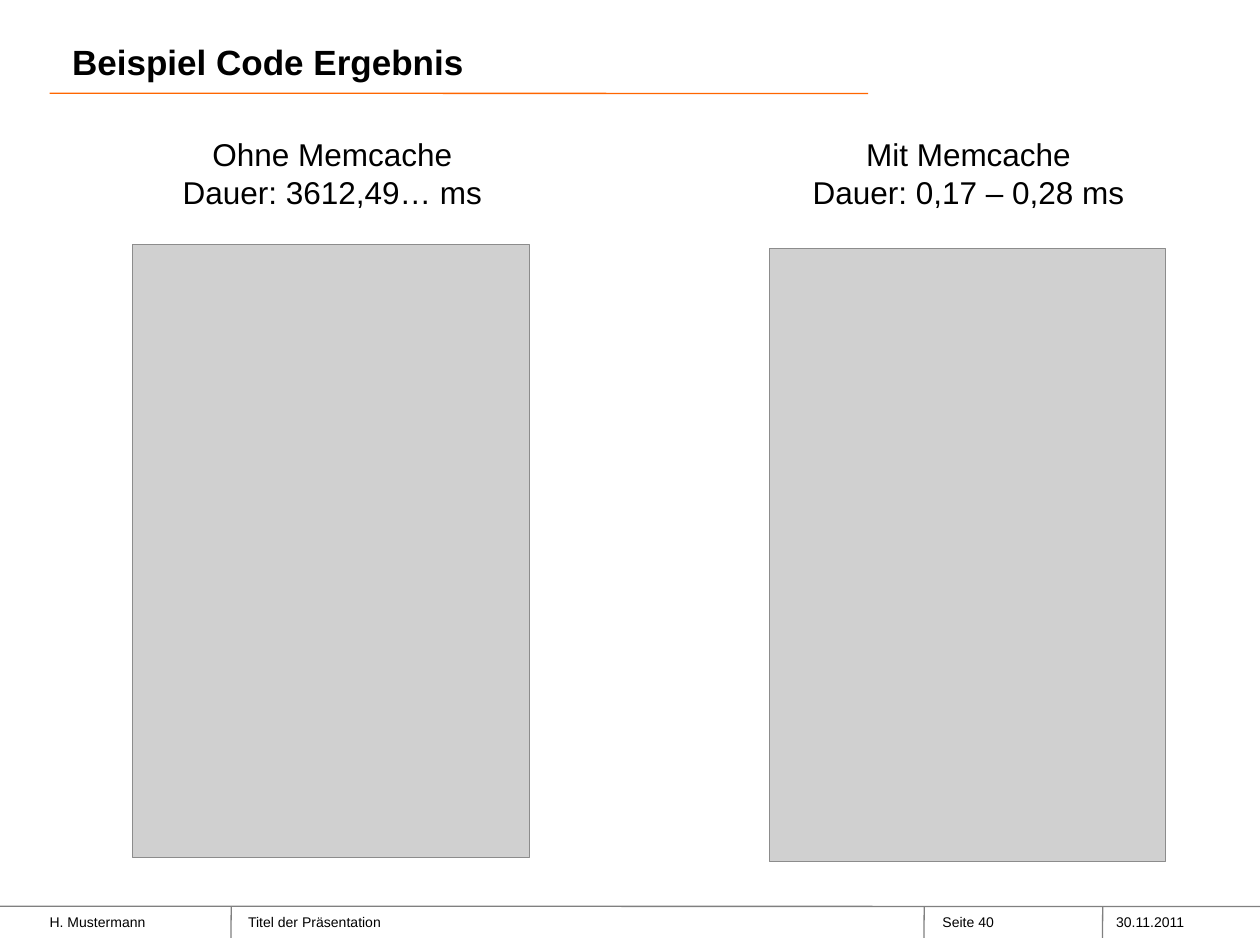
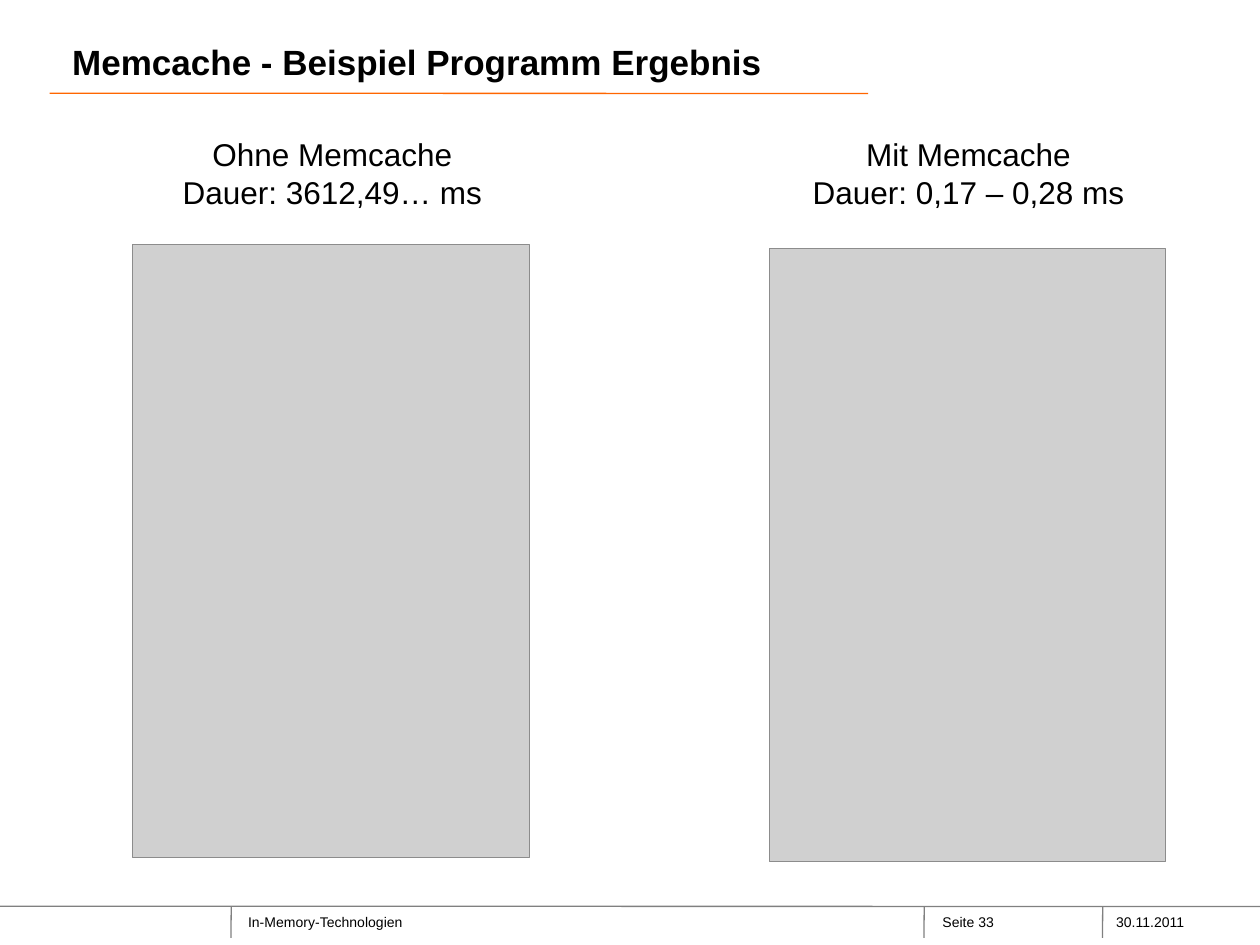
Before and after one commit to Philwi/ProjektseminarInMemory, a slide deck: slide 33 of SAPHana-Neueste überarbeitet.pptx (slide 40 before the commit). Drawn at 1260x945 pixels with LibreOffice and Linux fonts; fonts in the diff are those of the drawing; grey boxes stand for pictures; background and template pictures are left out. Boxes give left, top, right and bottom in pixels: in the first picture for what was removed or moved away, otherwise in the second. Text is boxed around its words. In the diff, an @@ line names an element or a change of style, - is before the commit and + after.

```diff
--- a/SAPHana-Neueste überarbeitet.pptx
+++ b/SAPHana-Neueste überarbeitet.pptx
@@ title at bbox=[72, 49, 761, 82]: text changed @@
-Beispiel Code Ergebnis
+Memcache - Beispiel Programm Ergebnis
@@ text removed at bbox=[50, 917, 145, 927] @@
-H. Mustermann
@@ text at bbox=[248, 917, 402, 930]: text changed @@
-Titel der Präsentation
+In-Memory-Technologien
@@ page number at bbox=[942, 917, 994, 927]: text changed @@
-Seite 40
+Seite 33
```
Also in this commit, not shown: 31 other slides changed, 7 slides added, 16 slides removed.
